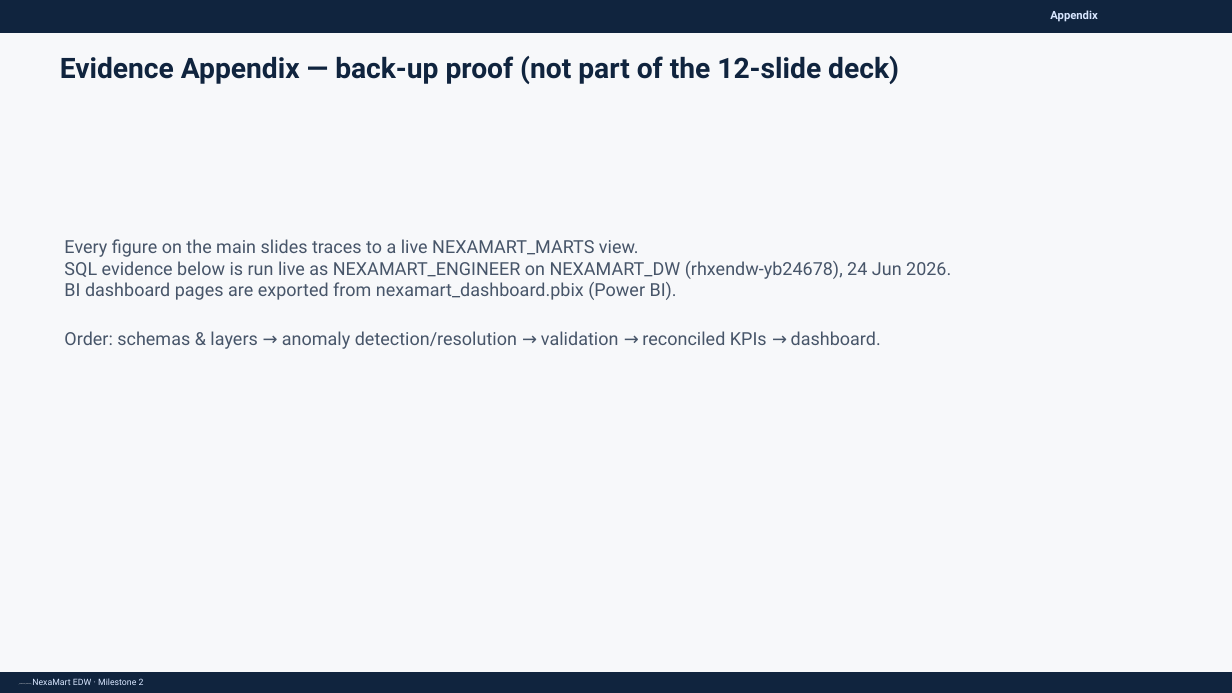
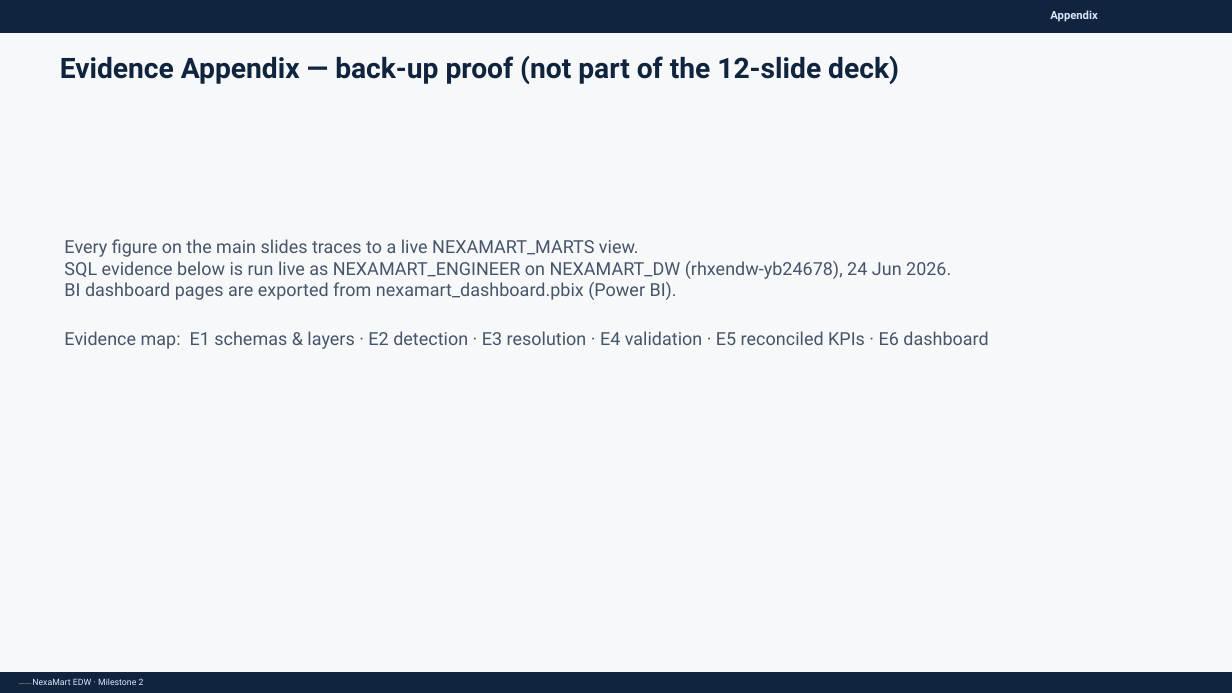
Before and after one commit to ARIF-rb/nexamart-m2, a slide deck: slide 14 of presentation/nexamart_m2_presentation.pptx. Drawn at 1232x693 pixels with LibreOffice and Linux fonts; fonts in the diff are those of the drawing. Boxes give left, top, right and bottom in pixels: in the first picture for what was removed or moved away, otherwise in the second. Text is boxed around its words. In the diff, an @@ line names an element or a change of style, - is before the commit and + after.

```diff
--- a/presentation/nexamart_m2_presentation.pptx
+++ b/presentation/nexamart_m2_presentation.pptx
@@ text at [64,331,988,349]: text changed @@
-Order: schemas & layers → anomaly detection/resolution → validation → reconciled KPIs → dashboard.
+Evidence map: E1 schemas & layers · E2 detection · E3 resolution · E4 validation · E5 reconciled KPIs · E6 dashboard
```
Also in this commit, not shown: 10 other slides changed.
